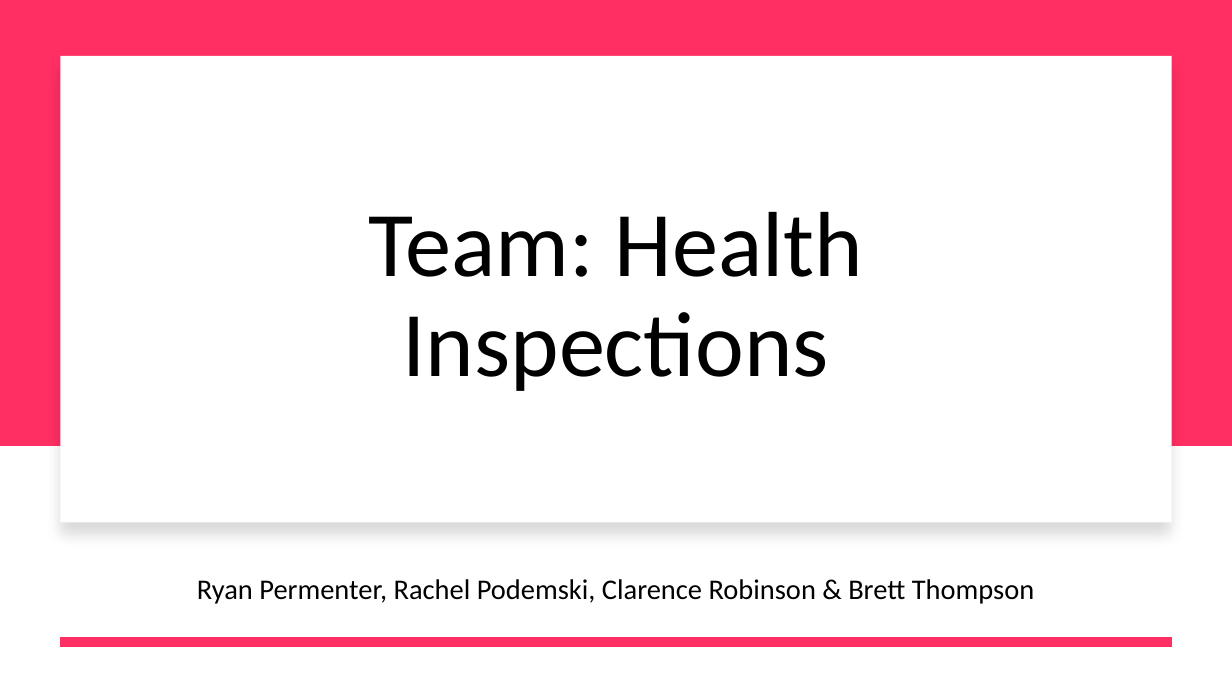
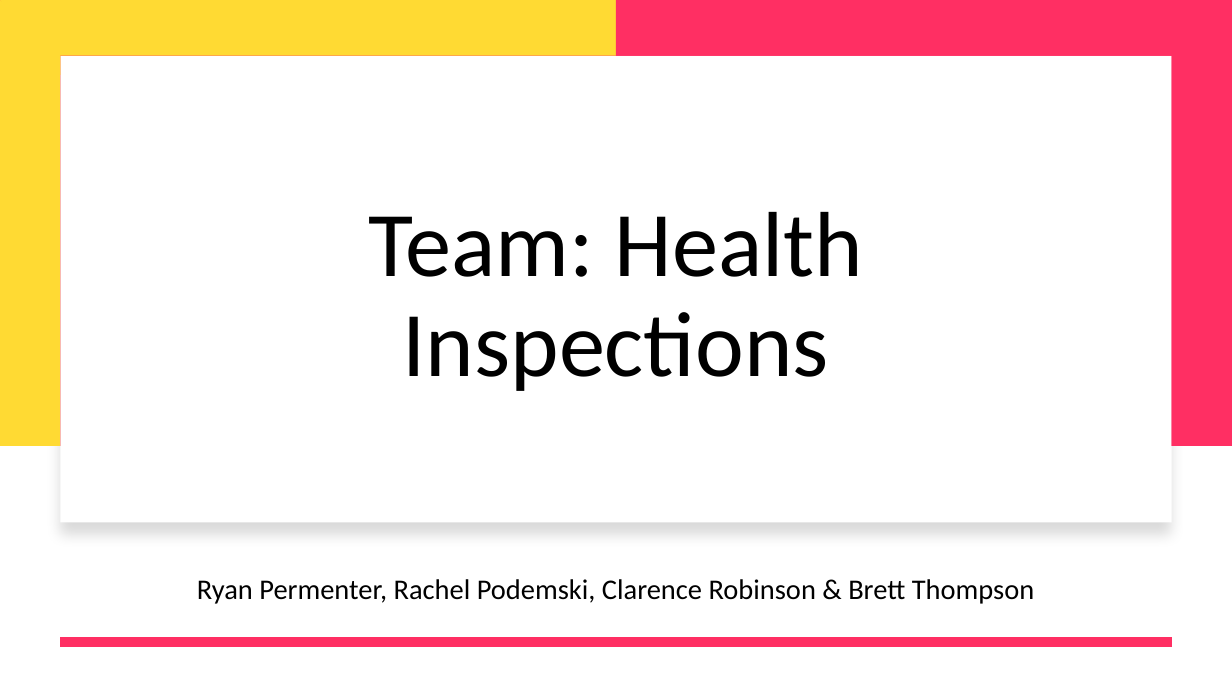
Before and after one commit to RPodemski/SMU_Project2, a slide deck: slide 1 of Brett/Health_Inspections.pptx. Drawn at 1232x693 pixels with LibreOffice and Linux fonts; fonts in the diff are those of the drawing. Boxes give left, top, right and bottom in pixels: in the first picture for what was removed or moved away, otherwise in the second. Text is boxed around its words. In the diff, an @@ line names an element or a change of style, - is before the commit and + after.

Commit message:
Updated PPT

```diff
--- a/Brett/Health_Inspections.pptx
+++ b/Brett/Health_Inspections.pptx
@@ right triangle added at (0, 0, 60, 55), fill #FFDA33 @@
@@ right triangle added at (0, 0, 60, 75), fill #FFDA33 @@
@@ rectangle added at (60, 0, 616, 55), fill #FFDA33 @@
@@ rectangle added at (616, 0, 1172, 55), fill #FF2F63 @@
@@ rectangle added at (0, 56, 61, 446), fill #FFDA33 @@
```
Also in this commit, not shown: 2 other slides changed, 1 slide added.
